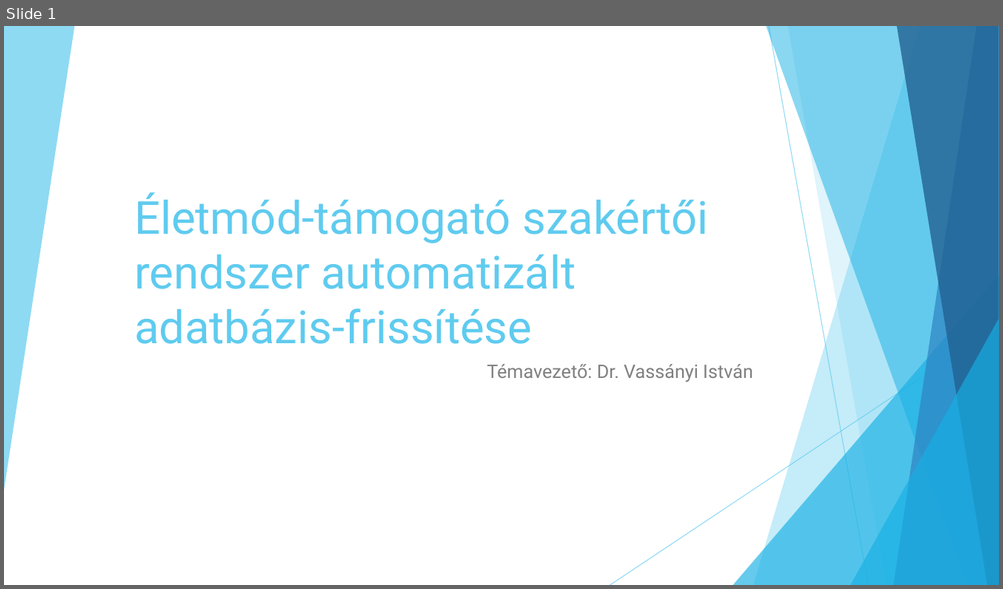
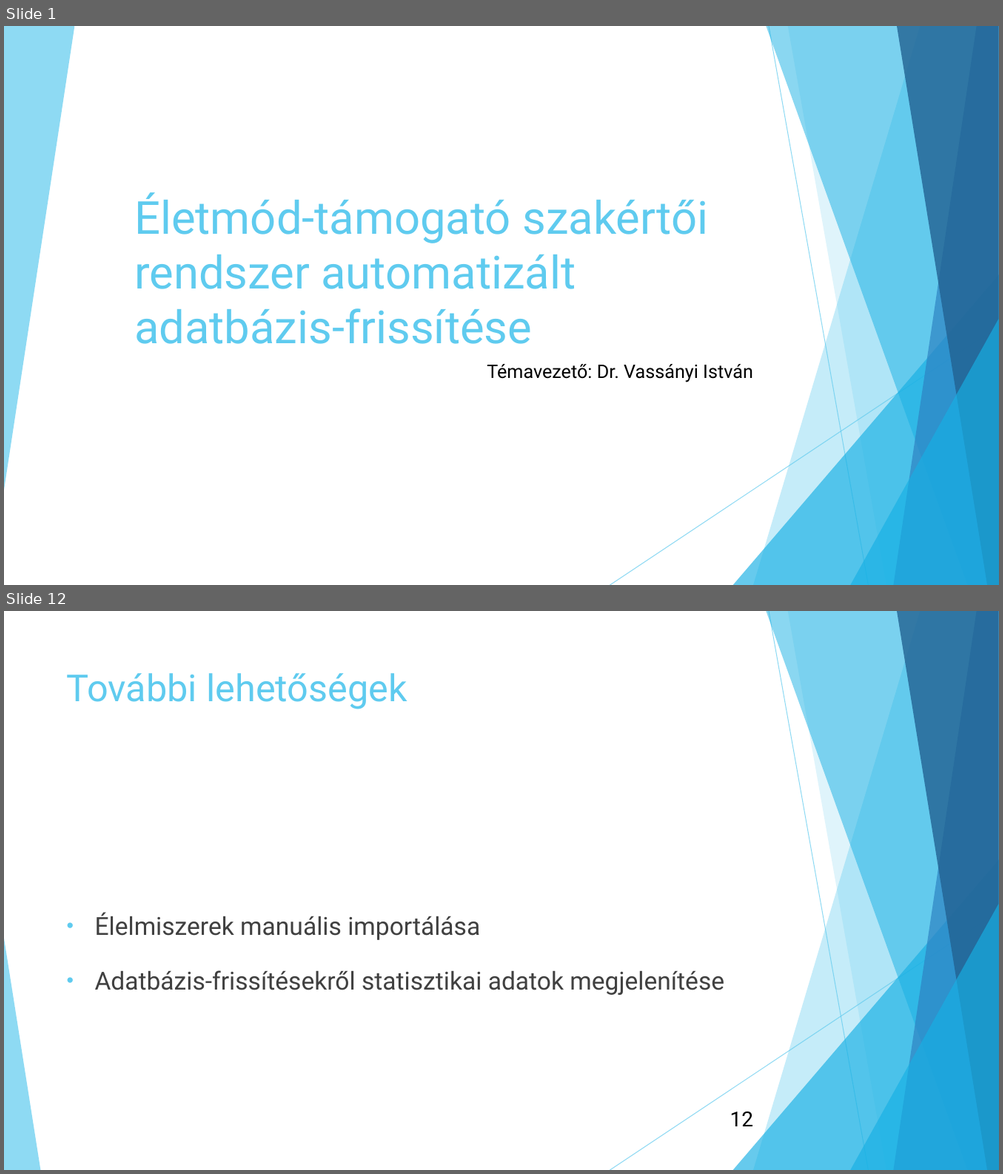
Before and after one commit to tobikjanos/Mernoki_tervezes, a slide deck: 01_MASTER/01_Doc/Szakdolgozat_prezentáció.pptx. Shown one above the other, each under a label of ours: slide 1 before the commit, slides 1 and 12 after it; the slides between them are not shown. The pictures are 1003x589 and 1003x1174 pixels, drawn with LibreOffice and Linux fonts; fonts in the diff are those of the drawing. Boxes give left, top, right and bottom in pixels: in the first picture for what was removed or moved away, otherwise in the second. Text is boxed around its words. In the diff, an @@ line names an element or a change of style, - is before the commit and + after.

```diff
--- a/01_MASTER/01_Doc/Szakdolgozat_prezentáció.pptx
+++ b/01_MASTER/01_Doc/Szakdolgozat_prezentáció.pptx
@@ slide 12 added at box(4, 611, 999, 1170), background #FFFFFF; not listed: 9 template elements that a slide beside it also shows @@
@@ title added at box(67, 673, 407, 709), 36 pt, text #5FCBEF @@
+További lehetőségek
@@ text added at box(95, 912, 724, 995), 24 pt, text #404040 @@
+• Élelmiszerek manuális importálása
+• Adatbázis-frissítésekről statisztikai adatok megjelenítése
@@ triangle added at box(4, 939, 40, 1170), fill #5FCBEF at 70% opacity @@
@@ page number added at box(730, 1111, 753, 1127), 20 pt, text #000000 @@
+12
@@ slide 1 changed as well @@
@@ subtitle "Témavezető: Dr. Vassányi István" at box(486, 364, 753, 383): text colour #808080 to #000000 @@
```
Also in this commit, not shown: 12 other slides added, 3 other files.
